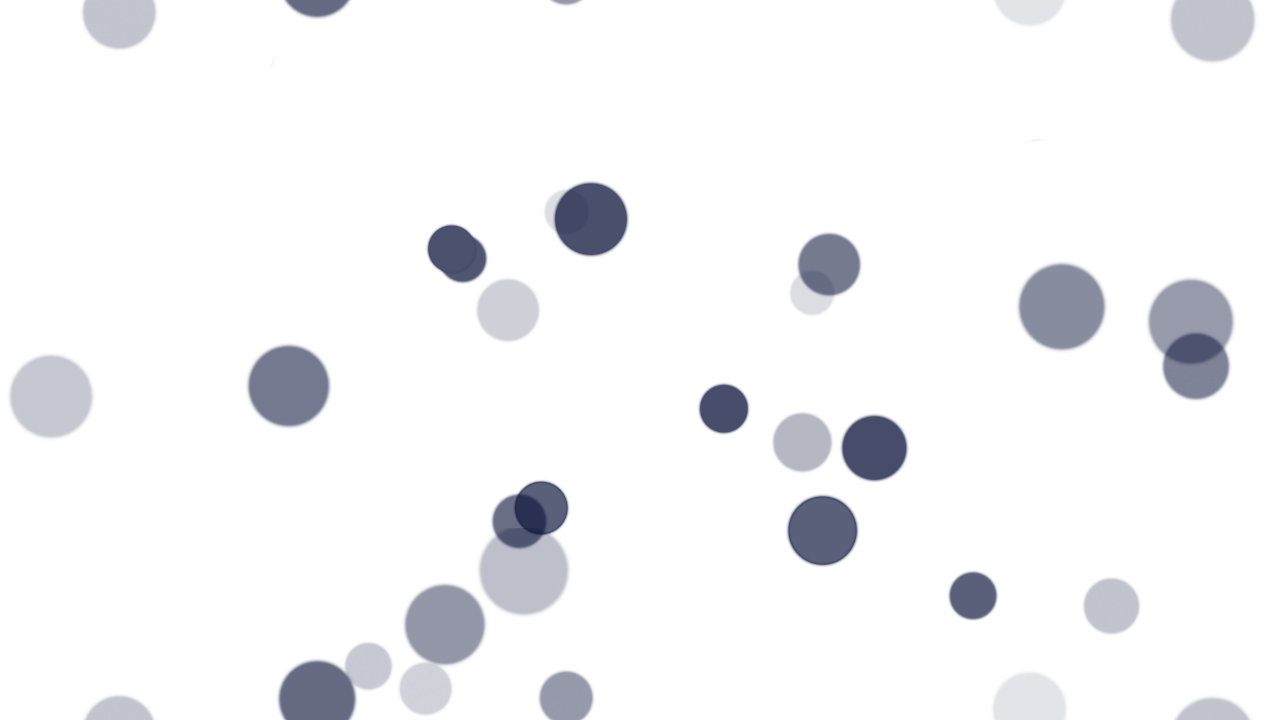
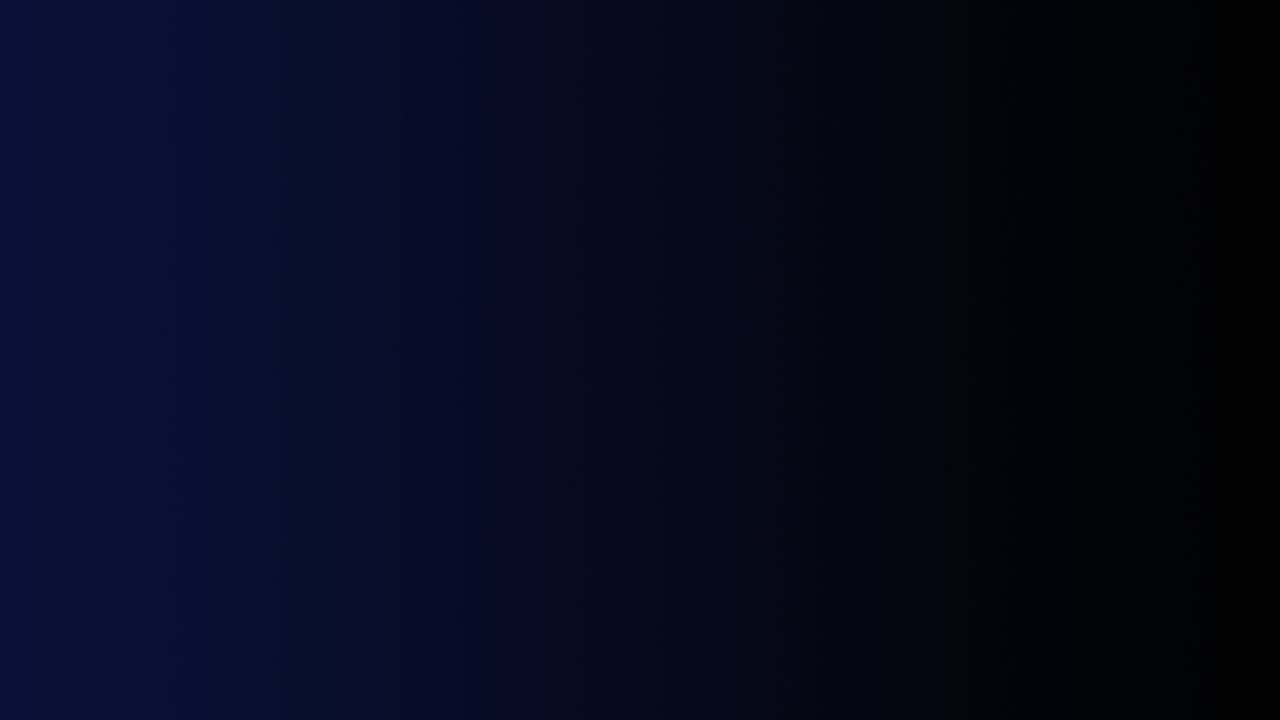
The second 1280x720 image is a revision of the first. Changes to its layers:
hid "Layer 2" over [left=6, top=0, right=1259, bottom=720]
showed "Layer 1" over [left=0, top=0, right=1280, bottom=720]
